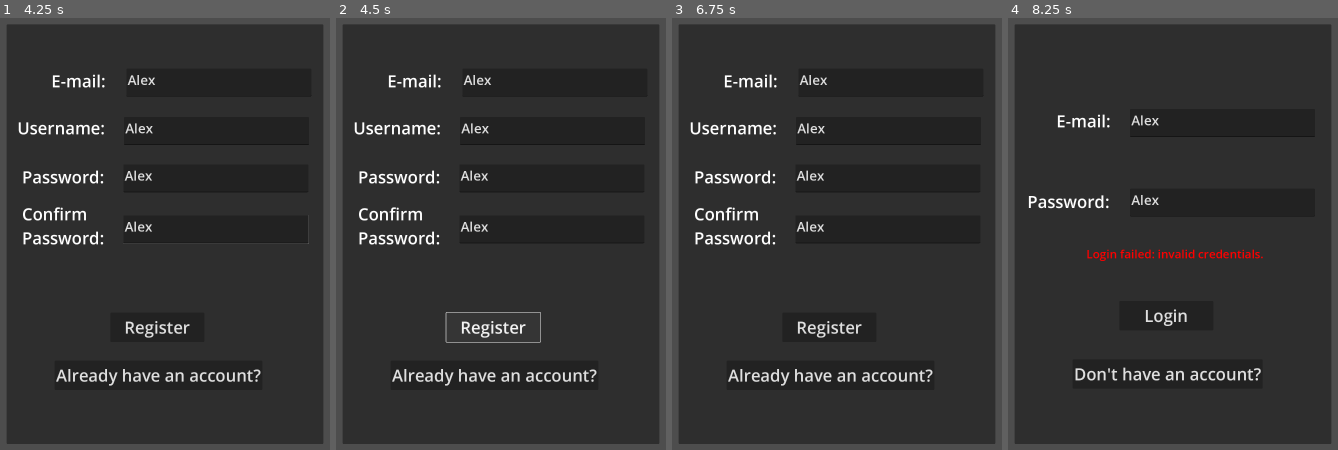
Above: before the commit, frames 1-4 (left to right).
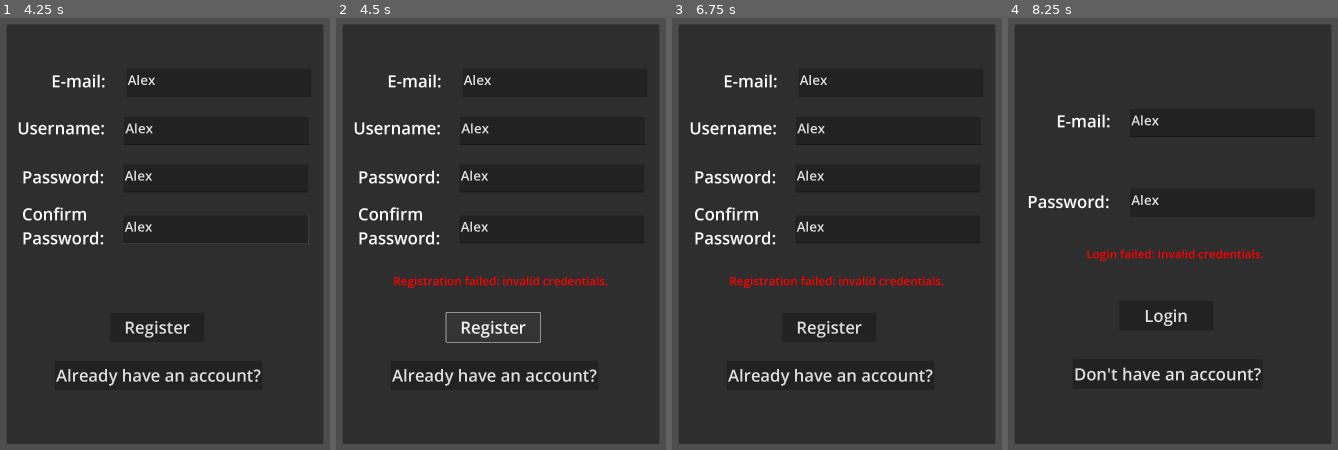
Above: after the commit, the same moments.

Repository: toniabv69/figure-crush
Game: Godot game, scene res://Scenes/Menus/LoadingScreen/loading_screen.tscn
Two runs of this game, one before a commit and one after it. Both use one fixed random seed, a clock stepped at 60 frames per second and the inputs below.
Inputs (mouse positions are in pixels of both pictures, inside the frame that each line leads up to):
- Up to frame 1 (4.25 s): click (214, 121) at 0.52 s; type "Alex" at 0.6 s; click (214, 203) at 0.75 s; type "Alex" at 0.83 s; click "Login" at 1.25 s; click "Don't have an account?" at 2 s; click (217, 82) at 2.77 s; type "Alex" at 2.85 s; click (214, 177) at 3 s; type "Alex" at 3.08 s; click (217, 130) at 3.23 s; type "Alex" at 3.32 s; click (214, 229) at 3.52 s; type "Alex" at 3.6 s
- Up to frame 2 (4.5 s): click "Register" at 4.25 s
- Up to frame 3 (6.75 s): click "Already have an account?" at 5 s; click "Login" at 5.75 s; click "Don't have an account?" at 6.5 s
- Up to frame 4 (8.25 s): click "Register" at 7.25 s; click "Already have an account?" at 8 s

Frame 1 is identical in both runs. In frame 2, 0.7% of the frame differs, in the area x 17-83%, y 59-63%; in frame 3, 0.7%; in frame 4, nothing differs.
Error in both runs: Invalid call. Nonexistent function 'has' in base 'Nil'. (res://Scripts/Connection/backend_connection_manager.gd:64)

Commit message:
Fixed an issue with the register screen info label

Diff:
--- a/Scenes/Menus/Login/register_screen.tscn
+++ b/Scenes/Menus/Login/register_screen.tscn
@@ -1,9 +1,13 @@
-[gd_scene load_steps=3 format=3 uid="uid://bsehg638ue7to"]
+[gd_scene load_steps=4 format=3 uid="uid://bsehg638ue7to"]
 
 [ext_resource type="Script" uid="uid://doyunv81fwvwy" path="res://Scripts/Menus/Login/register_screen.gd" id="1_quwh6"]
 
 [sub_resource type="LabelSettings" id="LabelSettings_736pw"]
 font_size = 50
+
+[sub_resource type="LabelSettings" id="LabelSettings_quwh6"]
+font_size = 35
+font_color = Color(1, 0, 0, 1)
 
 [node name="RegisterScreen" type="Node2D"]
 script = ExtResource("1_quwh6")
@@ -105,5 +109,16 @@
 theme_override_font_sizes/font_size = 40
 placeholder_text = "..."
 
+[node name="InfoLabel" type="Label" parent="Panel"]
+layout_mode = 0
+offset_left = 32.0
+offset_top = 711.0
+offset_right = 918.0
+offset_bottom = 829.0
+label_settings = SubResource("LabelSettings_quwh6")
+horizontal_alignment = 1
+vertical_alignment = 1
+autowrap_mode = 3
+
 [connection signal="button_up" from="Panel/RegisterButton" to="." method="_on_register_button_button_up"]
 [connection signal="button_up" from="Panel/AlreadyHaveAccountButton" to="." method="_on_already_have_account_button_button_up"]
Not shown, changed: export_presets.cfg
